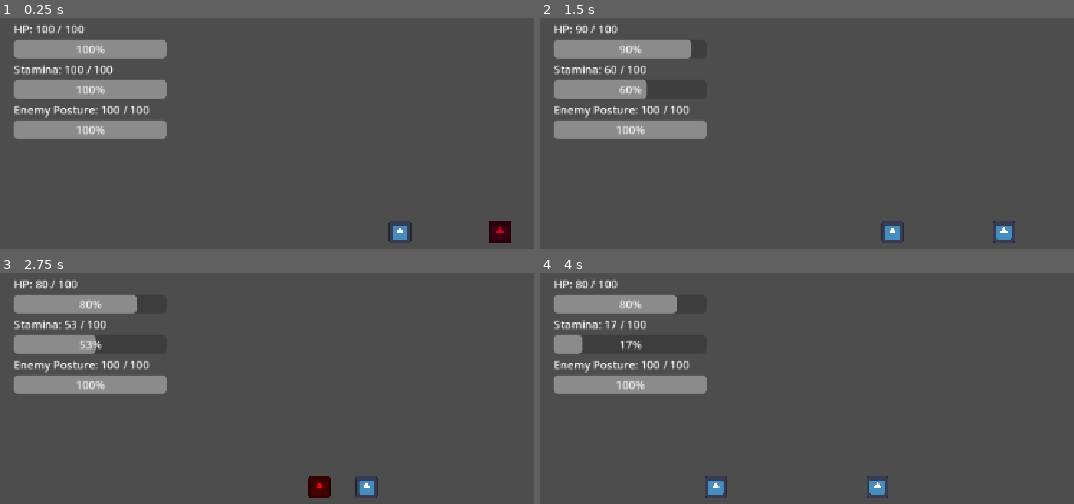
Above: before the commit, frames 1-4 (two rows, left to right).
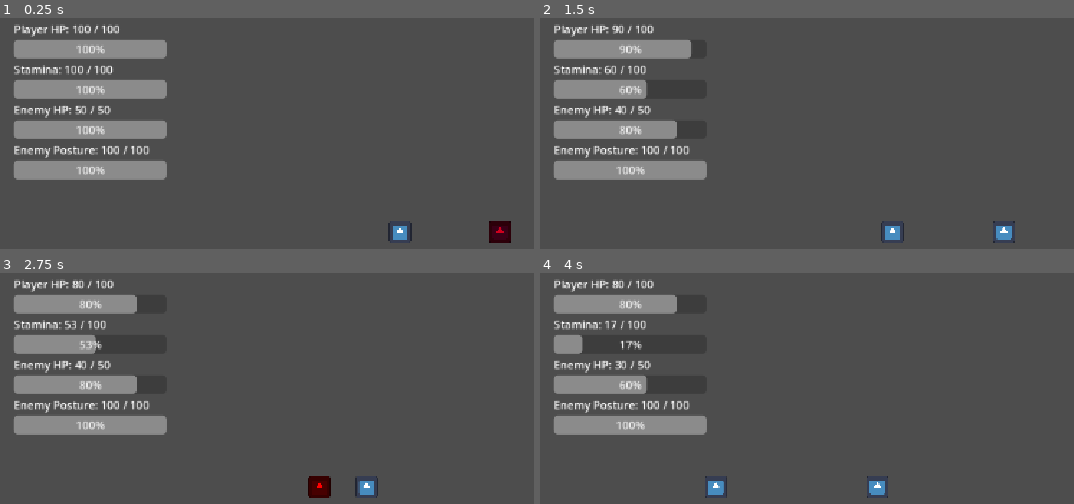
Above: after the commit, the same moments.

Repository: shanwinder/lastblade
Game: Godot game, scene res://scenes/main/Main.tscn
Same seed, same stepped clock (60 frames per second), same inputs: the game is played once before the commit and once after it. The engine's default icon, where the game draws it, is replaced by a stand-in: a white triangle on a blue panel in a dark square.
Inputs:
- Up to frame 1 (0.25 s): no input
- Up to frame 2 (1.5 s): hold Right (ui_right) 0.53-1.28 s; tap J (attack) at 0.6 s; hold Left (ui_left) from 1.28 s (still down); tap K (dash) at 1.35 s
- Up to frame 3 (2.75 s): release Left (ui_left) at 2.03 s; hold Right (ui_right) from 2.03 s (still down); tap L (parry) at 2.1 s
- Up to frame 4 (4 s): tap J (attack) at 2.85 s; release Right (ui_right) at 3.53 s; hold Left (ui_left) from 3.53 s (still down); tap K (dash) at 3.6 s

The runs differ from the first frame. In frame 1, 3.7% of the frame differs, in the area x 2-32%, y 2-71%; in frame 2, 4.2%; in frame 3, 4.2%; in frame 4, 4.7%.

Commit message:
Add enemy HP display to HUD
Add EnemyHPLabel and EnemyHPBar nodes to Main.tscn and wire them in HUD.gd. Introduce onready vars for enemy_hp_label and enemy_hp_bar, update update_enemy_stats to populate enemy HP label and progress bar, and adjust player/enemy label text and comments for clarity. Also refine stamina/HP update logic and remove unused underscore-prefixed params so enemy HP is shown on the HUD.

Diff:
--- a/last-blade-trial/HUD.gd
+++ b/last-blade-trial/HUD.gd
@@ -3,17 +3,40 @@
 # =========================
 # HUD.gd
 # ใช้แสดงค่า HP, Stamina ของ Player
-# และ Posture ของ EnemyDummy
+# และ HP, Posture ของ EnemyDummy
 # =========================
 
+# =========================
 # อ้างอิง Label และ ProgressBar ของ Player
+# =========================
+
+# ข้อความ HP ของผู้เล่น
 @onready var hp_label: Label = $Control/VBoxContainer/HPLabel
+
+# หลอด HP ของผู้เล่น
 @onready var hp_bar: ProgressBar = $Control/VBoxContainer/HPBar
+
+# ข้อความ Stamina ของผู้เล่น
 @onready var stamina_label: Label = $Control/VBoxContainer/StaminaLabel
+
+# หลอด Stamina ของผู้เล่น
 @onready var stamina_bar: ProgressBar = $Control/VBoxContainer/StaminaBar
 
-# อ้างอิง Label และ ProgressBar ของ Enemy Posture
+
+# =========================
+# อ้างอิง Label และ ProgressBar ของ Enemy
+# =========================
+
+# ข้อความ HP ของศัตรู
+@onready var enemy_hp_label: Label = $Control/VBoxContainer/EnemyHPLabel
+
+# หลอด HP ของศัตรู
+@onready var enemy_hp_bar: ProgressBar = $Control/VBoxContainer/EnemyHPBar
+
+# ข้อความ Posture ของศัตรู
 @onready var enemy_posture_label: Label = $Control/VBoxContainer/EnemyPostureLabel
+
+# หลอด Posture ของศัตรู
 @onready var enemy_posture_bar: ProgressBar = $Control/VBoxContainer/EnemyPostureBar
 
 
@@ -40,29 +63,32 @@
 
 
 func update_player_stats(current_hp: int, max_hp: int, current_stamina: float, max_stamina: float) -> void:
-	# อัปเดตข้อความ HP
-	hp_label.text = "HP: %d / %d" % [current_hp, max_hp]
+	# อัปเดตข้อความ HP ผู้เล่น
+	hp_label.text = "Player HP: %d / %d" % [current_hp, max_hp]
 
-	# อัปเดตแถบ HP
+	# อัปเดตหลอด HP ผู้เล่น
 	hp_bar.max_value = max_hp
 	hp_bar.value = current_hp
 
-	# อัปเดตข้อความ Stamina
+	# อัปเดตข้อความ Stamina ผู้เล่น
 	stamina_label.text = "Stamina: %d / %d" % [int(current_stamina), int(max_stamina)]
 
-	# อัปเดตแถบ Stamina
+	# อัปเดตหลอด Stamina ผู้เล่น
 	stamina_bar.max_value = max_stamina
 	stamina_bar.value = current_stamina
 
 
-func update_enemy_stats(_current_hp: int, _max_hp: int, current_posture: float, max_posture: float) -> void:
-	# ตอนนี้เรายังไม่แสดง HP ศัตรูบน HUD
-	# จึงใส่ _ นำหน้า _current_hp และ _max_hp
-	# เพื่อบอก Godot ว่ารับค่าไว้ก่อน แต่ยังไม่ได้นำมาใช้
+func update_enemy_stats(current_hp: int, max_hp: int, current_posture: float, max_posture: float) -> void:
+	# อัปเดตข้อความ HP ศัตรู
+	enemy_hp_label.text = "Enemy HP: %d / %d" % [current_hp, max_hp]
 
-	# อัปเดตข้อความ Posture ของศัตรู
+	# อัปเดตหลอด HP ศัตรู
+	enemy_hp_bar.max_value = max_hp
+	enemy_hp_bar.value = current_hp
+
+	# อัปเดตข้อความ Posture ศัตรู
 	enemy_posture_label.text = "Enemy Posture: %d / %d" % [int(current_posture), int(max_posture)]
 
-	# อัปเดตแถบ Posture ของศัตรู
+	# อัปเดตหลอด Posture ศัตรู
 	enemy_posture_bar.max_value = max_posture
 	enemy_posture_bar.value = current_posture
--- a/last-blade-trial/scenes/main/Main.tscn
+++ b/last-blade-trial/scenes/main/Main.tscn
@@ -102,6 +102,13 @@
 custom_minimum_size = Vector2(220, 18)
 layout_mode = 2
 
+[node name="EnemyHPLabel" type="Label" parent="HUD/Control/VBoxContainer" unique_id=1926143112]
+layout_mode = 2
+
+[node name="EnemyHPBar" type="ProgressBar" parent="HUD/Control/VBoxContainer" unique_id=310632392]
+custom_minimum_size = Vector2(220, 18)
+layout_mode = 2
+
 [node name="EnemyPostureLabel" type="Label" parent="HUD/Control/VBoxContainer" unique_id=528575630]
 layout_mode = 2
 
